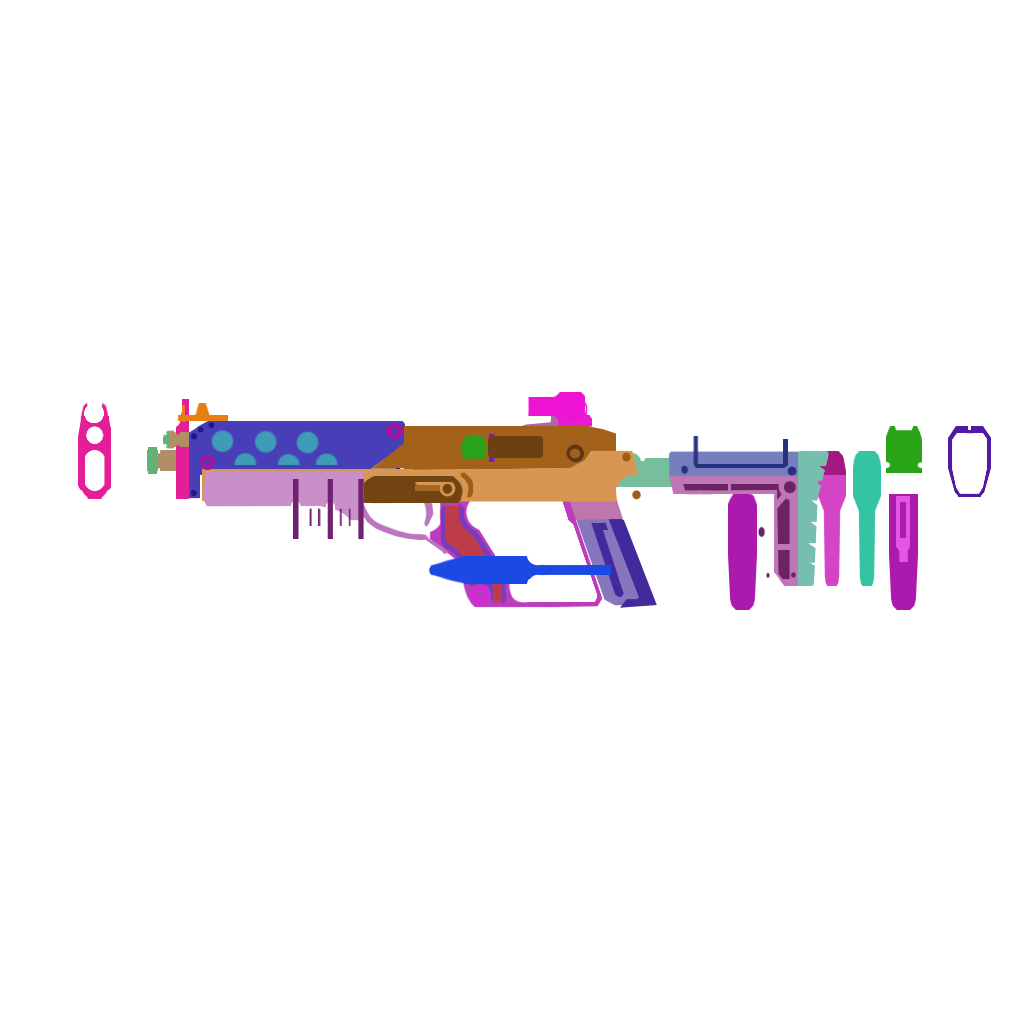
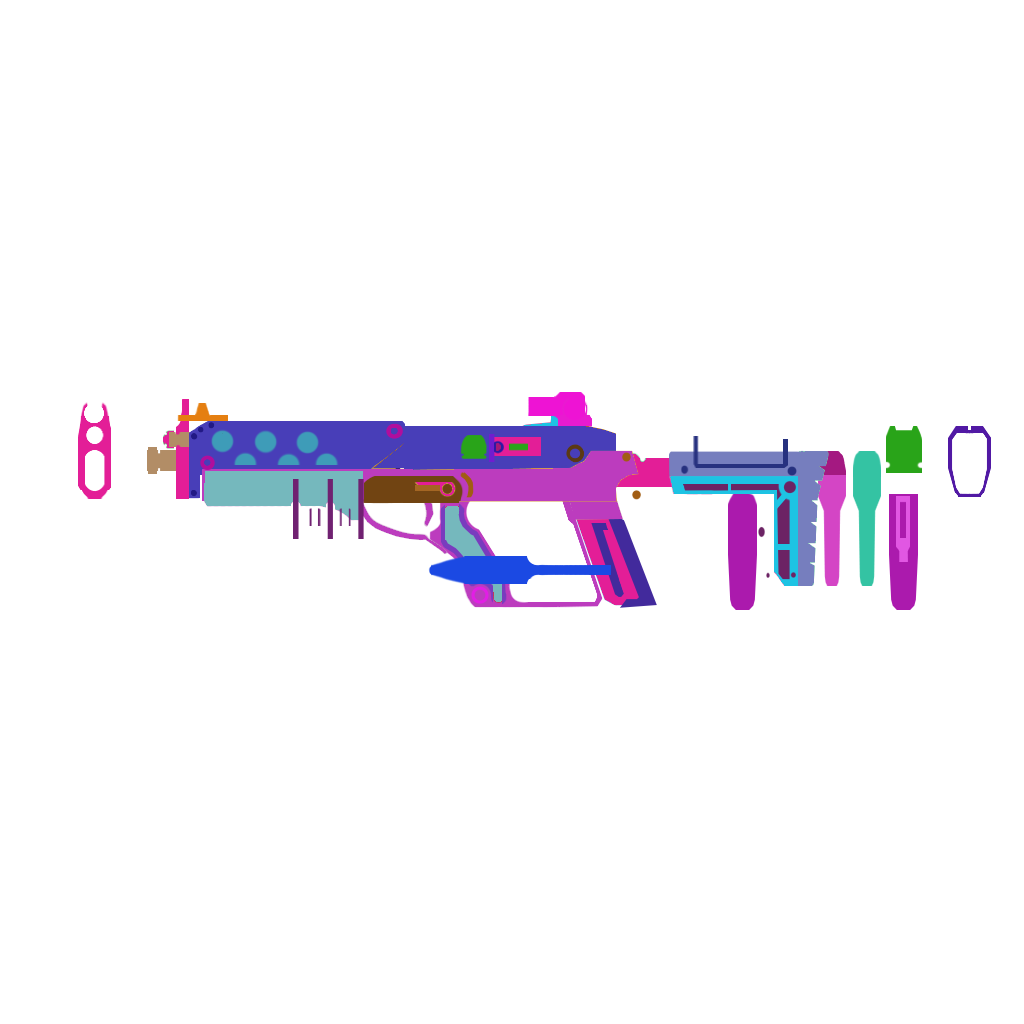
Comparing the layer stacks of the two (1024, 1024) images. Changes:
painted on "Handguard_SIDE" over [204, 471, 363, 520]
painted on "LowerReceiver_FireSelector_SIDE" over [416, 482, 455, 496]
painted on "LowerReceiver_SIDE" over [202, 451, 638, 501]
painted on "LowerReceiver_Grip_TriggerGuard_Trigger_SIDE" over [425, 503, 433, 525]
painted on "LowerReceiver_Grip_TriggerGuard_SIDE" over [353, 493, 446, 553]
painted on "LowerReceiver_Grip_GripCover_SIDE" over [443, 506, 502, 602]
painted on "LowerReceiver_Grip_SIDE" over [421, 479, 602, 607]
painted on "LowerReceiver_Magwell_SIDE" over [566, 488, 622, 519]
painted on "Magwell_Magazine_SIDE" over [560, 470, 653, 605]
painted on "UpperReceiver_DustCover_SIDE" over [493, 437, 541, 456]
painted on "UpperReceiver_SIDE" over [374, 426, 616, 470]
painted on "UpperReceiver_RearSight_SIDE" over [522, 415, 584, 428]
painted on "BarrelShroud_FrontSightTip_SIDE" over [182, 405, 185, 422]
painted on "Cheekrest_ButtPlate_SIDE" over [798, 451, 828, 586]
painted on "Cheekrest_Stock_SIDE" over [670, 476, 803, 586]
painted on "Cheekrest_SIDE" over [669, 455, 774, 482]
painted on "BufferTube_SIDE" over [606, 454, 828, 487]
painted on "BarrelMuzzle_SIDE" over [148, 447, 157, 474]
painted on "BarrelConnector_SIDE" over [177, 422, 181, 427]
painted on "GasTubeMuzzle_SIDE" over [163, 431, 174, 448]
